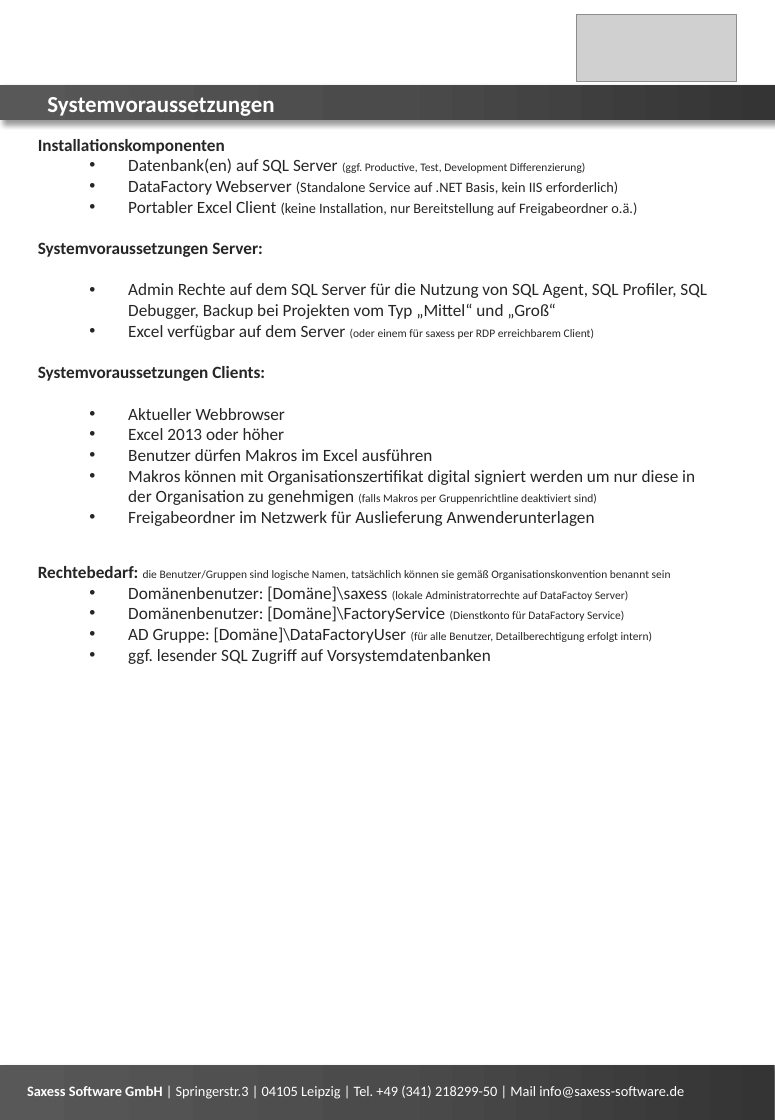
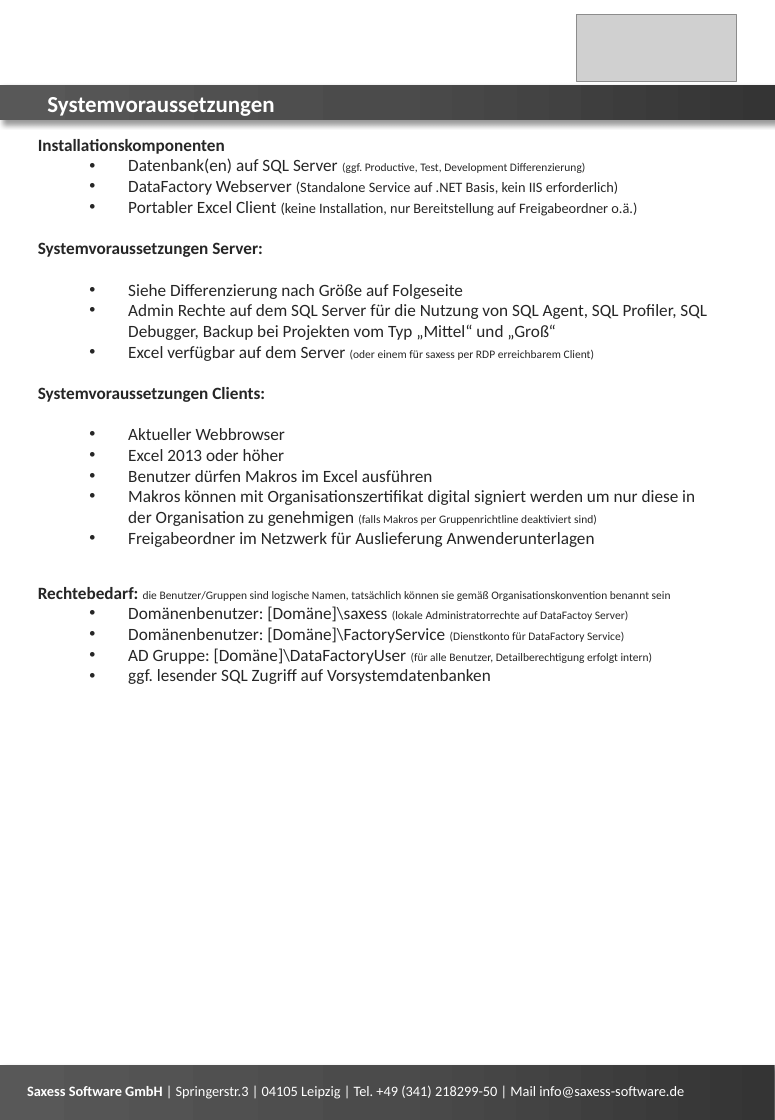
Before and after one commit to saxess-software/DataFactory-Knowledge-Center, a slide deck: slide 2 of 3a. DataFactory - Installation and Update/DataFactoy Systemvoraussetzungen.pptx. Drawn at 775x1120 pixels with LibreOffice and Linux fonts; fonts in the diff are those of the drawing; grey boxes stand for pictures. Boxes give left, top, right and bottom in pixels: in the first picture for what was removed or moved away, otherwise in the second. Text is boxed around its words. In the diff, an @@ line names an element or a change of style, - is before the commit and + after.

```diff
--- a/3a. DataFactory - Installation and Update/DataFactoy Systemvoraussetzungen.pptx
+++ b/3a. DataFactory - Installation and Update/DataFactoy Systemvoraussetzungen.pptx
@@ text at box(128, 284, 463, 299): paragraph added @@
+  • Siehe Differenzierung nach Größe auf Folgeseite
```
Also in this commit, not shown: 1 other slide changed, 1 other file.
